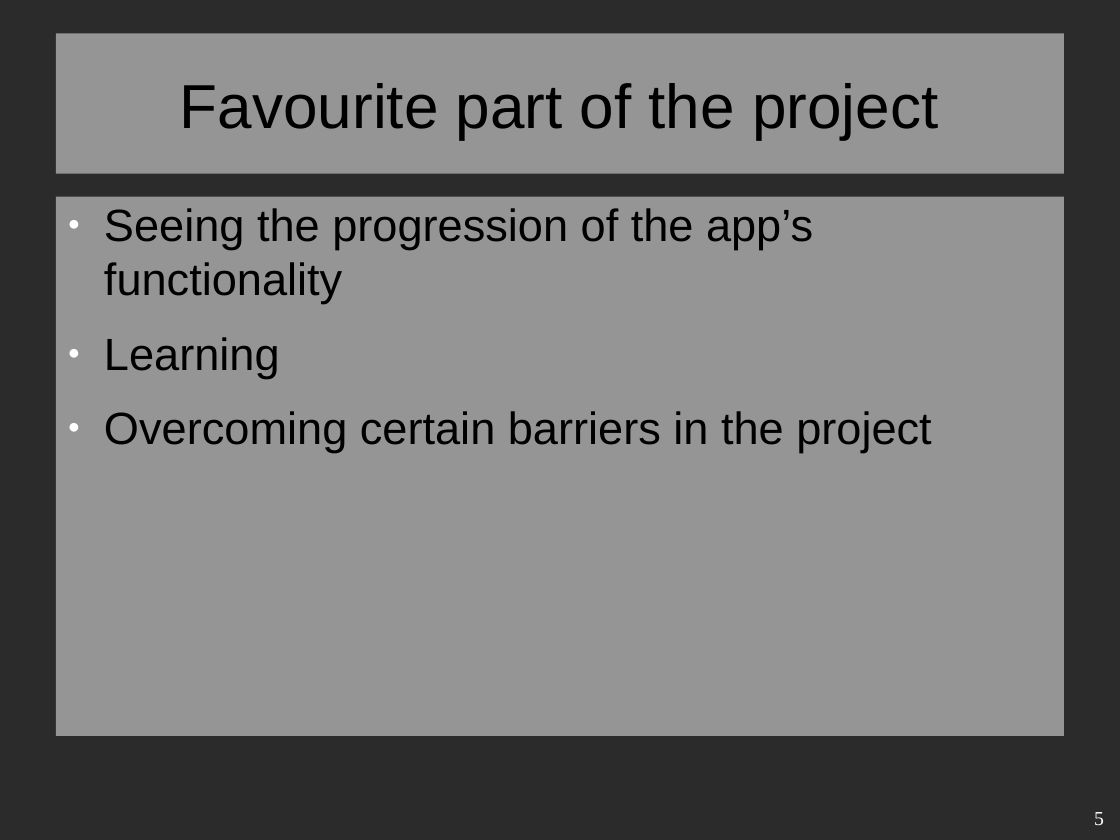
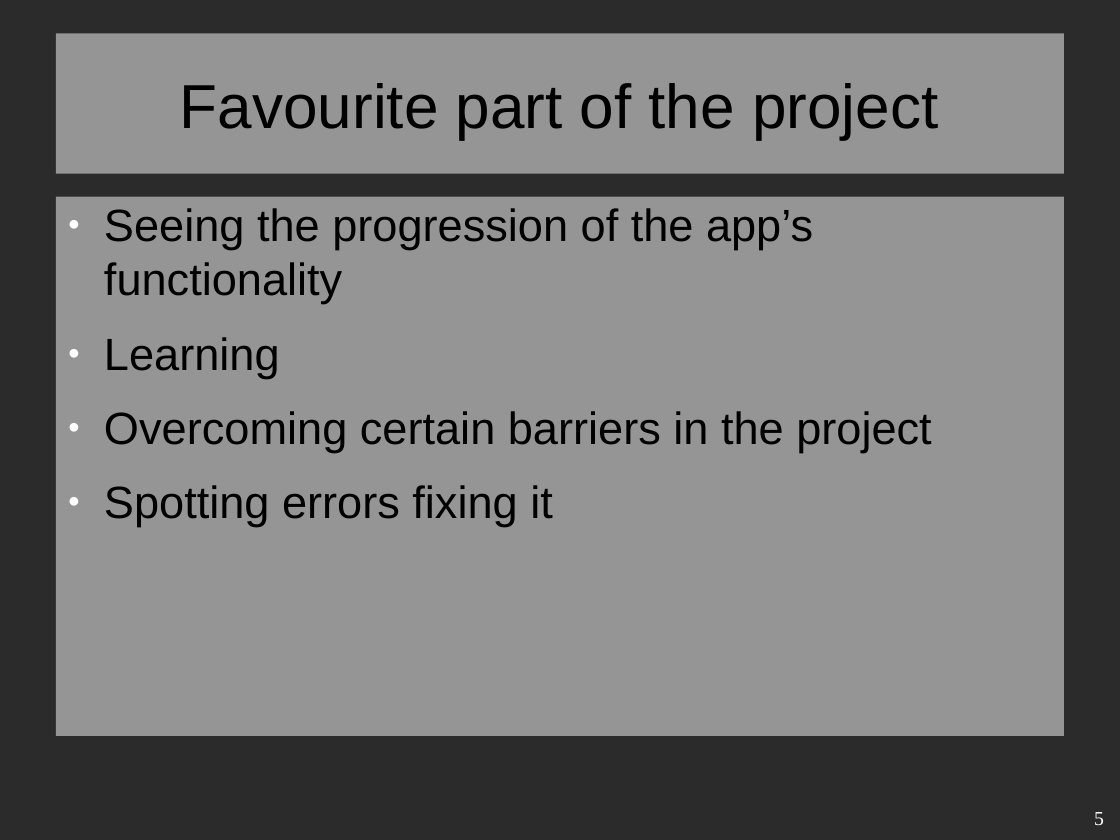
Before and after one commit to asunanto/TerminalApp-A1-1-, a slide deck: slide 5 of ppt/Assignment1_presentation.odp. Drawn at 1120x840 pixels with LibreOffice and Linux fonts; fonts in the diff are those of the drawing; background and template pictures are left out; a plain dark background stands for a picture behind light text. Boxes give left, top, right and bottom in pixels: in the first picture for what was removed or moved away, otherwise in the second. Text is boxed around its words. In the diff, an @@ line names an element or a change of style, - is before the commit and + after.

```diff
--- a/ppt/Assignment1_presentation.odp
+++ b/ppt/Assignment1_presentation.odp
@@ text at (x1=104, y1=485, x2=553, y2=527): paragraph added @@
+● Spotting errors fixing it
```
Also in this commit, not shown: 2 other files.
